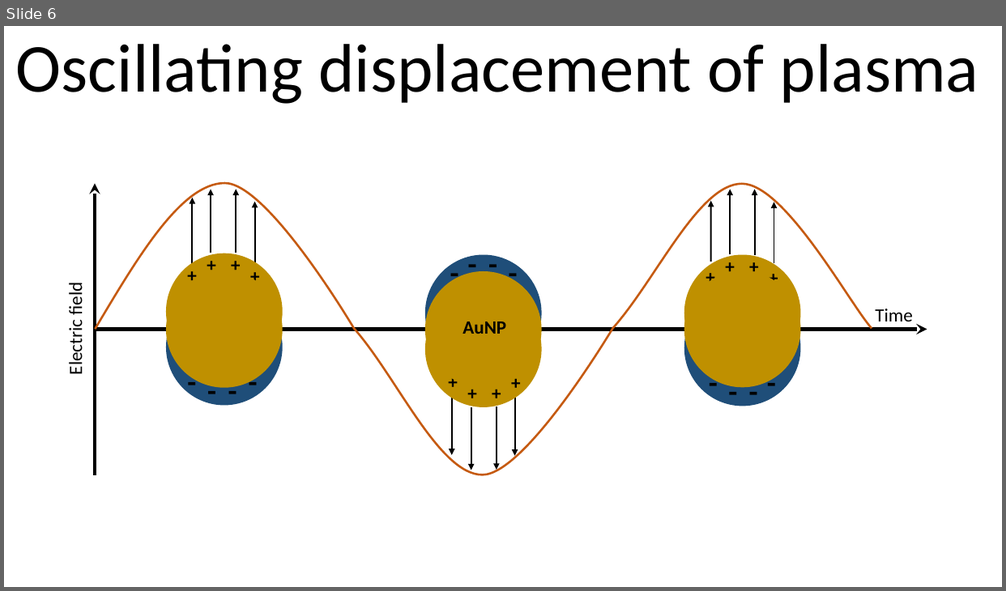
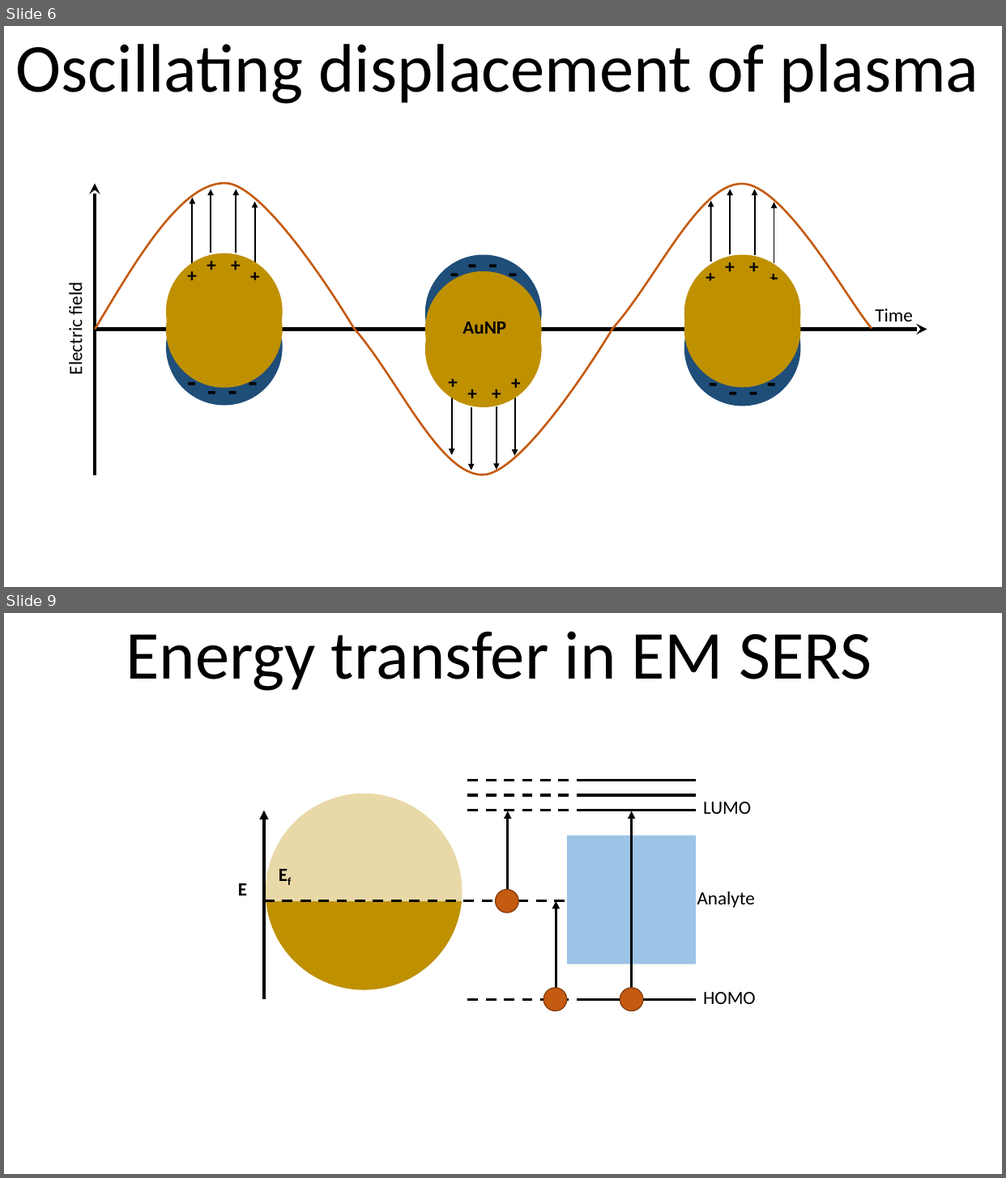
Before and after one commit to apl1n16/Thesis-and-Report-Repository, a slide deck: Transfer Thesis Figures.pptx. Shown one above the other, each under a label of ours: slide 6 before the commit, slides 6 and 9 after it; the slides between them are not shown. The pictures are 1006x591 and 1006x1178 pixels, drawn with LibreOffice and Linux fonts; fonts in the diff are those of the drawing. Boxes give left, top, right and bottom in pixels: in the first picture for what was removed or moved away, otherwise in the second. Text is boxed around its words. In the diff, an @@ line names an element or a change of style, - is before the commit and + after.

```diff
--- a/Transfer Thesis Figures.pptx
+++ b/Transfer Thesis Figures.pptx
@@ slide 9 added at (x1=4, y1=613, x2=1002, y2=1174), background #FFFFFF @@
@@ text added at (x1=126, y1=631, x2=872, y2=691), 66 pt, text #000000 @@
+Energy transfer in EM SERS
@@ rectangle added at (x1=259, y1=771, x2=463, y2=902), fill #FFFFFF @@
@@ ellipse added at (x1=266, y1=794, x2=462, y2=990), fill #BF9000 @@
@@ ellipse added at (x1=266, y1=794, x2=462, y2=990), fill #BF9000 at 34% opacity @@
@@ text added at (x1=238, y1=884, x2=247, y2=896), 18 pt, text #000000, bold @@
+E
@@ group added at (x1=264, y1=780, x2=756, y2=1012): 9 lines, 4 arrows, 4 texts, 3 ellipses, 1 rectangle @@
+Ef
+HOMO
+LUMO
+Analyte
```
Also in this commit, not shown: 1 slide changed, 1 other slide added, 1 other file.
